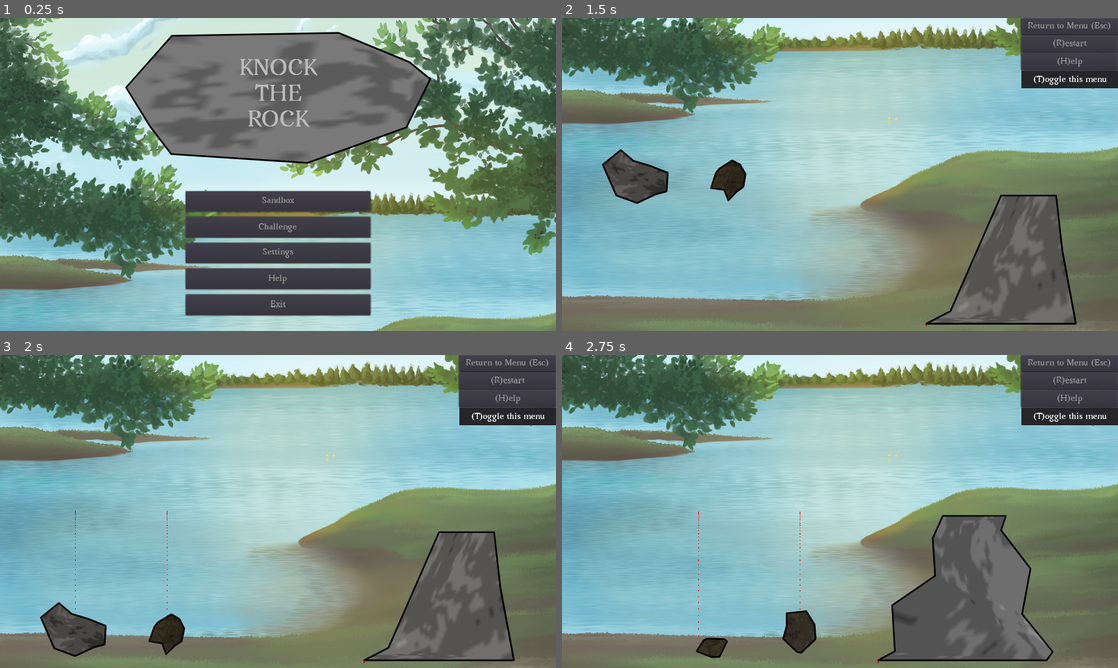
Above: before the commit, frames 1-4 (two rows, left to right).
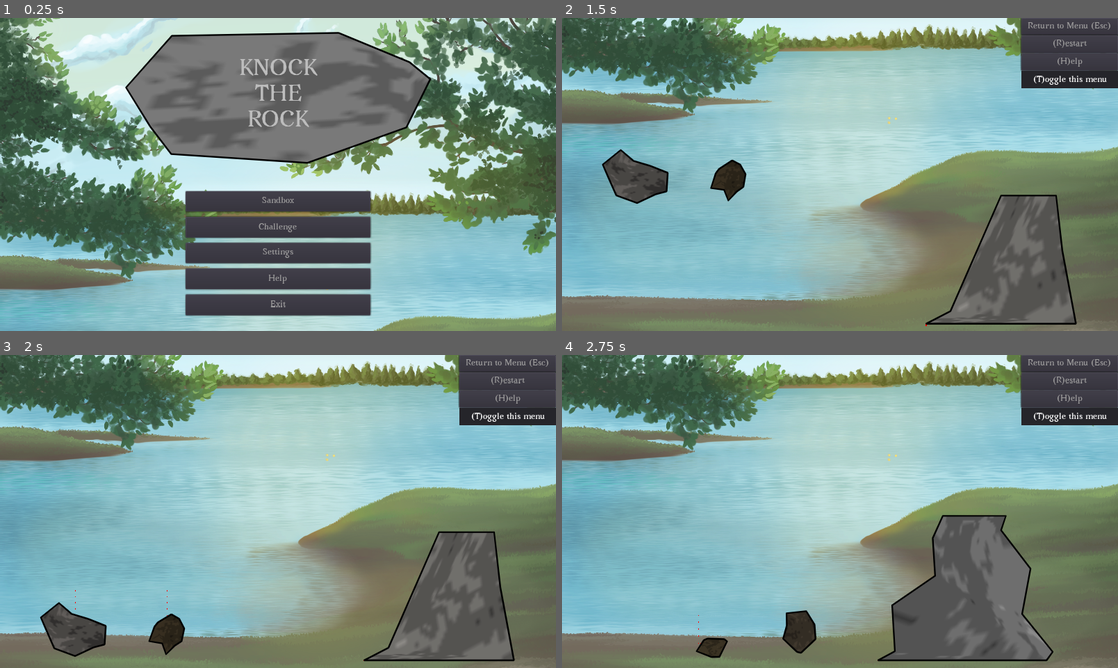
Above: after the commit, the same moments.

Repository: ebrahimebrahim/knock-the-rock
Game: Godot game, scene res://MenuScreen.tscn
The game is run twice, just before and just after one commit, with the same random seed, the same clock (stepped at 60 frames per second) and the same inputs.
Inputs (mouse positions are in pixels of both pictures, inside the frame that each line leads up to):
- Up to frame 1 (0.25 s): no input
- Up to frame 2 (1.5 s): click "Sandbox" at 0.5 s; move the mouse to (812, 237) at 1.27 s; press the mouse at (812, 237) at 1.28 s
- Up to frame 3 (2 s): no input
- Up to frame 4 (2.75 s): release the mouse at (812, 574) at 2 s; click "(R)estart" at 2 s

Frames 1-2 are identical in both runs. In frame 3, less than 0.1% of the frame differs, in the area x 13-66%, y 49-99%; in frame 4, less than 0.1%, in the area x 24-57%, y 50-99%.

Commit message:
reduce computational requirements of jiggle management

Diff:
--- a/ktr/Rock.gd
+++ b/ktr/Rock.gd
@@ -20,7 +20,6 @@
 var audio_timer : Timer
 
 var recent_positions = []
-var recent_rotations = []
 
 # This is in units of force per distance, like a "spring constant"
 # It's the strength of the player holding the rock, in some sense
@@ -66,7 +65,7 @@
 	var dists = []
 	for v in rock_polygon.vertices:
 		dists.append(rock_polygon.position.distance_squared_to(v))
-	proximity_collision_shape.shape.radius = sqrt(dists.max()) + 30
+	proximity_collision_shape.shape.radius = sqrt(dists.max()) + 100
 	proximity_sensor.connect("body_entered",self,"_on_nearby_body")
 
 
@@ -176,9 +175,7 @@
 
 func _physics_process(delta):
 	recent_positions.push_back(position)
-	recent_rotations.push_back(rotation)
-	if len(recent_positions) > 50: recent_positions.pop_front()
-	if len(recent_rotations) > 50: recent_rotations.pop_front()
+	if len(recent_positions) > 10: recent_positions.pop_front()
 	if randi()%20 == 0:
 		var num_negs = 0
 		for i in range(len(recent_positions)-2):
@@ -186,13 +183,14 @@
 			var v2 = recent_positions[i+1] - recent_positions[i]
 			if v1.dot(v2) < 0:
 				num_negs += 1
-		if num_negs > 30: sedate()
+		if num_negs > 5: call_deferred("sedate")
 
 func _on_nearby_body(body):
 	call_deferred("awaken")
 
 func sedate():
 	mode = MODE_STATIC
+	sleeping = true
 	modulate = Color(1,0,0)
 
 
